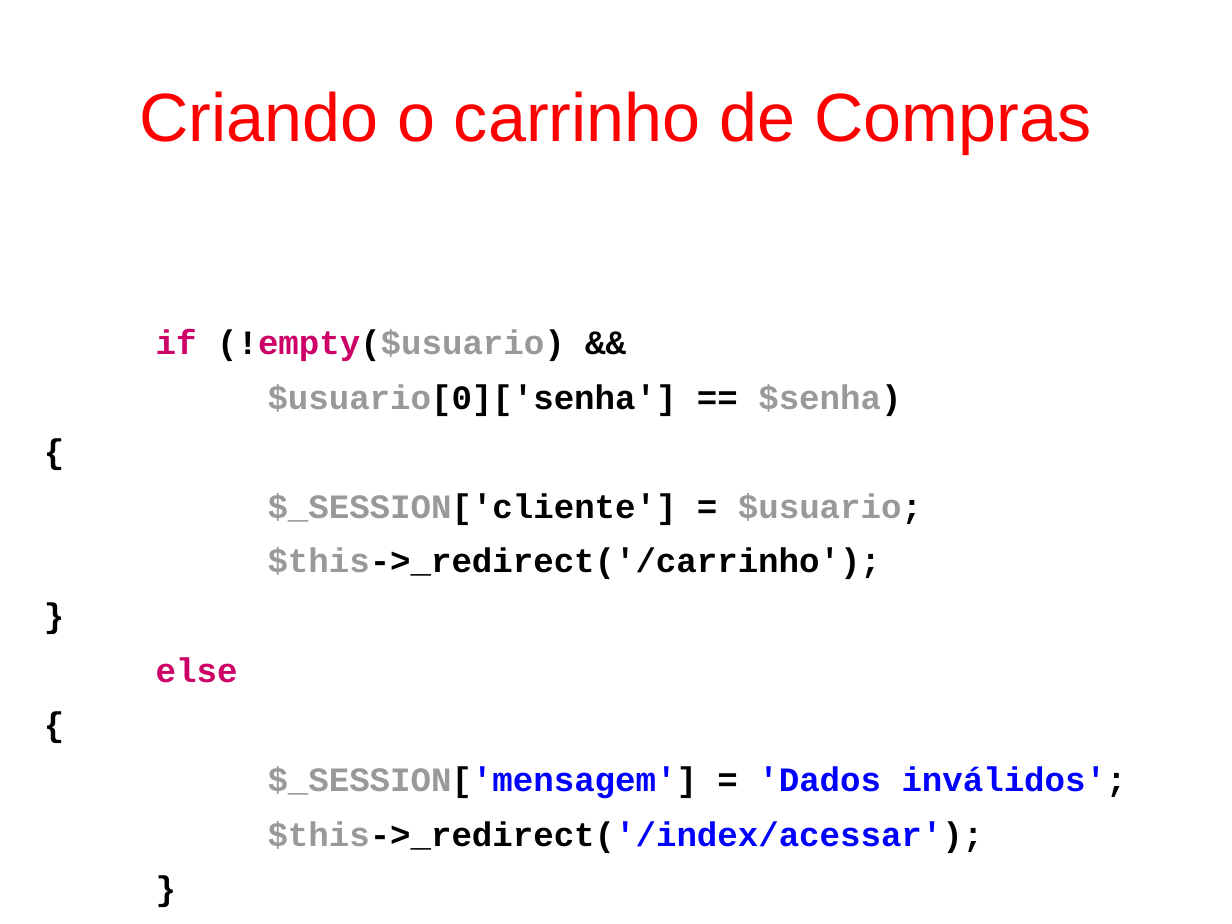
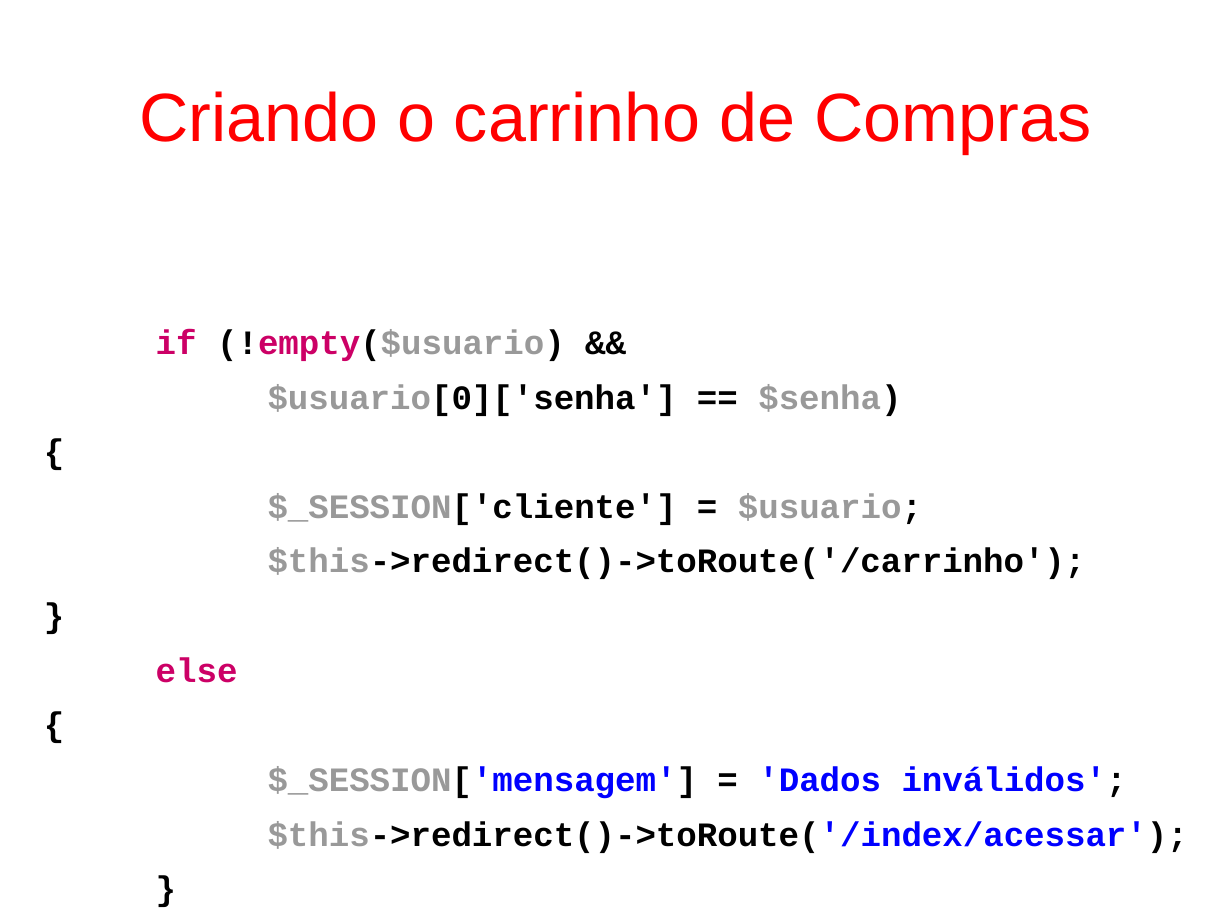
Before and after one commit to fgsl/lojasacme, a slide deck: slide 108 of docs/tutorial.odp. Drawn at 1232x924 pixels with LibreOffice and Linux fonts; fonts in the diff are those of the drawing. Boxes give left, top, right and bottom in pixels: in the first picture for what was removed or moved away, otherwise in the second. Text is boxed around its words. In the diff, an @@ line names an element or a change of style, - is before the commit and + after.

Commit message:
Implementar a funcionalidade de remoção de itens do carrinho de compras #54

```diff
--- a/docs/tutorial.odp
+++ b/docs/tutorial.odp
@@ text at <box>156,329,1127,799</box>: alignment left to justified @@
@@ text at <box>268,548,1086,579</box>: text changed @@
-$this->_redirect('/carrinho');
+$this->redirect()->toRoute('/carrinho');
@@ text at <box>268,821,1188,853</box>: text changed; text colour #0000FF to #000000 @@
-$this->_redirect('/index/acessar');
+$this->redirect()->toRoute('/index/acessar');
```
Also in this commit, not shown: 113 other slides changed, 2 other files.
